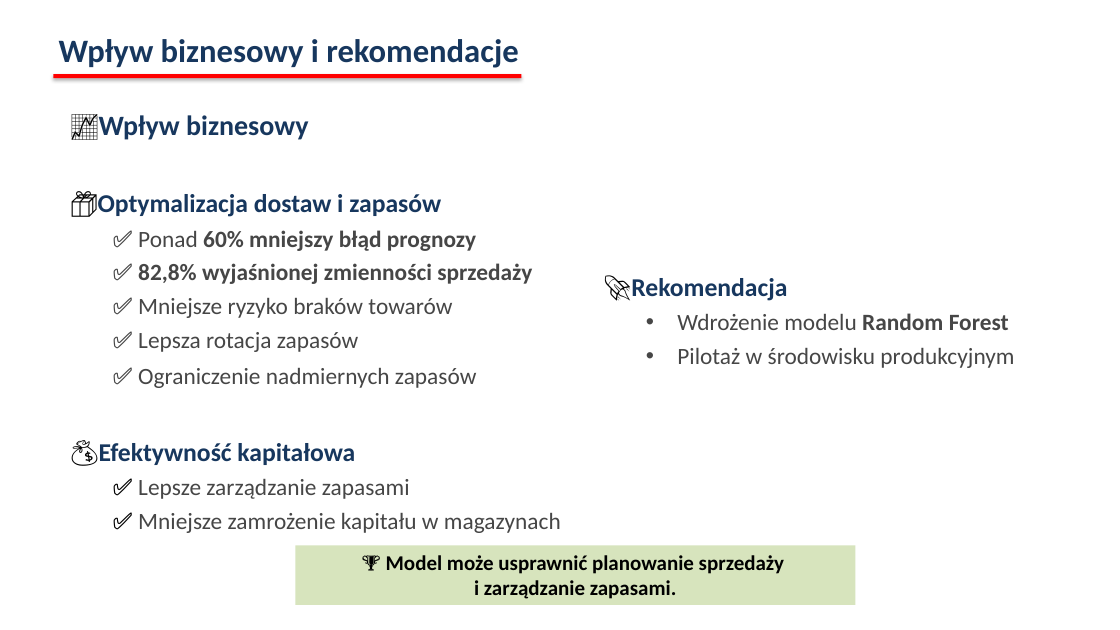
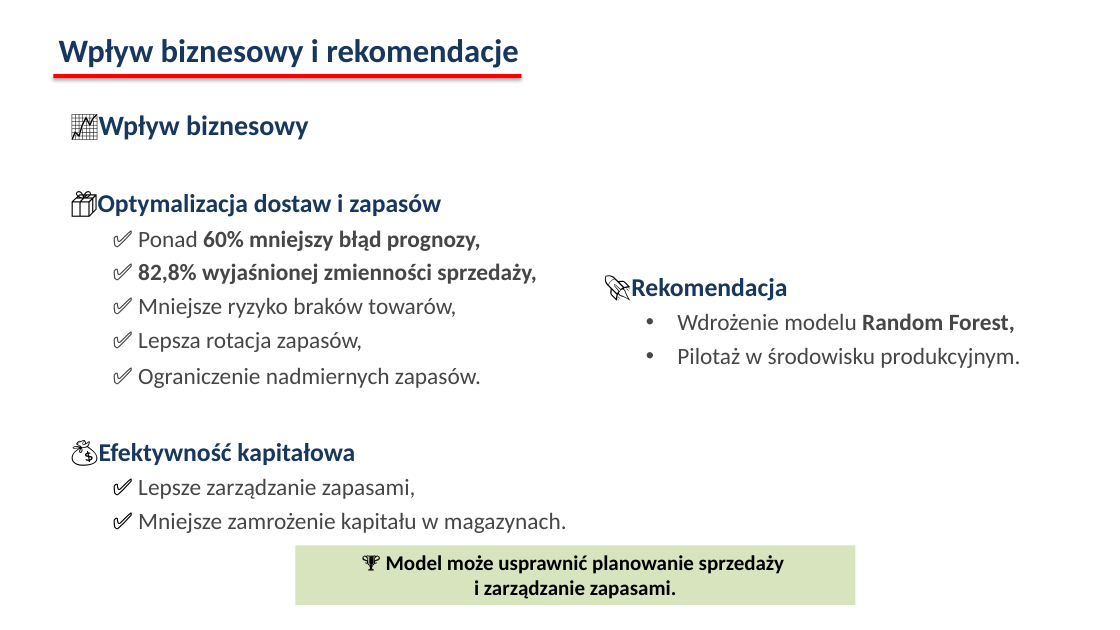
Before and after one commit to infoshareacademy/jdszr24-grupa-1, a slide deck: slide 8 of presentation/Rossmann_presentation.pptx. Drawn at 1120x630 pixels with LibreOffice and Linux fonts; fonts in the diff are those of the drawing. Boxes give left, top, right and bottom in pixels: in the first picture for what was removed or moved away, otherwise in the second. Text is boxed around its words. In the diff, an @@ line names an element or a change of style, - is before the commit and + after.

```diff
--- a/presentation/Rossmann_presentation.pptx
+++ b/presentation/Rossmann_presentation.pptx
@@ text at (138, 230, 537, 388): text changed @@
-✅ Ponad 60% mniejszy błąd prognozy
-✅ 82,8% wyjaśnionej zmienności sprzedaży
-✅ Mniejsze ryzyko braków towarów
-✅ Lepsza rotacja zapasów
-✅ Ograniczenie nadmiernych zapasów
+✅ Ponad 60% mniejszy błąd prognozy,
+✅ 82,8% wyjaśnionej zmienności sprzedaży,
+✅ Mniejsze ryzyko braków towarów,
+✅ Lepsza rotacja zapasów,
+✅ Ograniczenie nadmiernych zapasów.
@@ text at (677, 313, 1020, 368): text changed @@
-  • Wdrożenie modelu Random Forest
-  • Pilotaż w środowisku produkcyjnym
+  • Wdrożenie modelu Random Forest,
+  • Pilotaż w środowisku produkcyjnym.
@@ text at (138, 479, 567, 533): text changed @@
-  ✅ Lepsze zarządzanie zapasami
-  ✅ Mniejsze zamrożenie kapitału w magazynach
+  ✅ Lepsze zarządzanie zapasami,
+  ✅ Mniejsze zamrożenie kapitału w magazynach.
```
Also in this commit, not shown: 8 other slides changed, 1 slide added, 1 other file.
